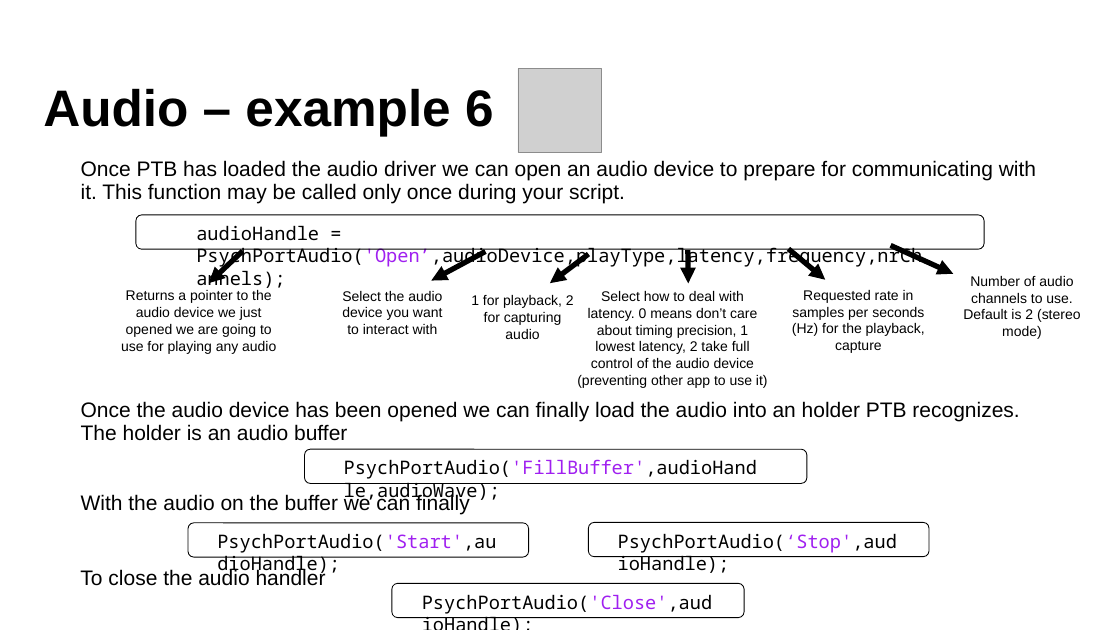
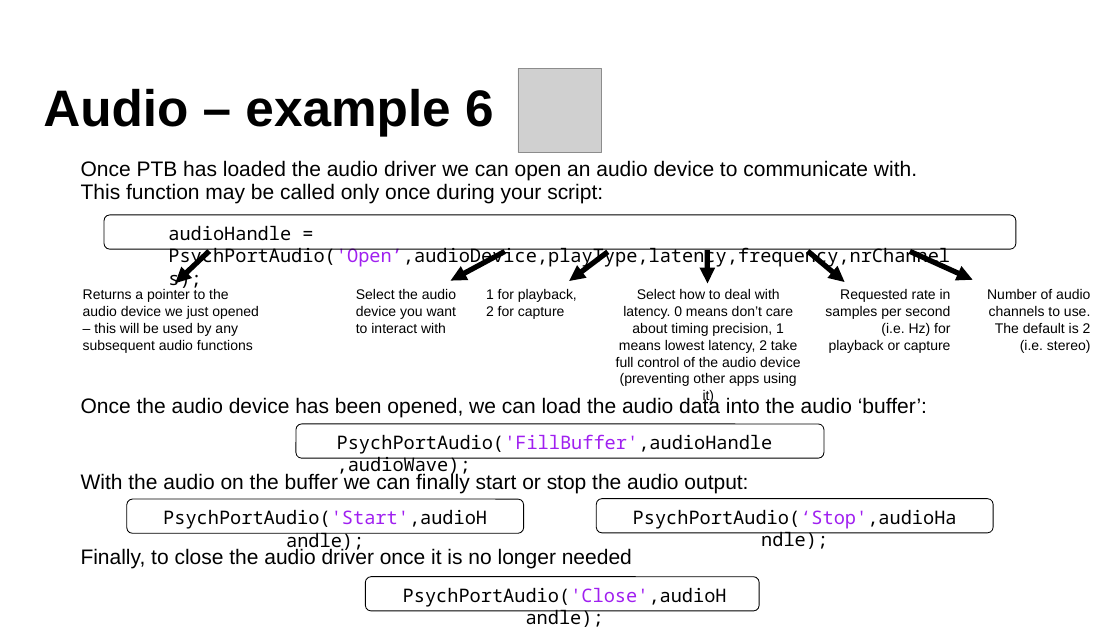
Before and after one commit to Lenakeiz/MatlabPTBExercise, a slide deck: slide 9 of PTB_Lecture2.pptx. Drawn at 1120x630 pixels with LibreOffice and Linux fonts; fonts in the diff are those of the drawing; grey boxes stand for pictures; background and template pictures are left out. Boxes give left, top, right and bottom in pixels: in the first picture for what was removed or moved away, otherwise in the second. Text is boxed around its words. In the diff, an @@ line names an element or a change of style, - is before the commit and + after.

```diff
--- a/PTB_Lecture2.pptx
+++ b/PTB_Lecture2.pptx
@@ text at box(81, 160, 917, 203): text changed @@
-Once PTB has loaded the audio driver we can open an audio device to prepare for communicating with it. This function may be called only once during your script.
+Once PTB has loaded the audio driver we can open an audio device to communicate with.
+This function may be called only once during your script:
@@ rounded rectangle: place and size @@
-rounded rectangle at box(136, 215, 985, 250)
+rounded rectangle at box(104, 215, 1017, 250)
@@ text "audioHandle = PsychPortAudio('Open’,audioDevice,playType,lat ..." rewrapped from box(196, 225, 922, 268) to box(168, 225, 950, 268) @@
@@ arrow moved from (243, 251) - (208, 283) to (209, 251) - (176, 283) @@
@@ 4 arrows, 1 text: place and size @@
-4 arrows, 1 text at box(342, 249, 825, 334)
+4 arrows, 1 text at box(356, 250, 844, 333)
@@ arrow moved from (891, 245) - (954, 274) to (910, 251) - (973, 280) @@
@@ text at box(83, 289, 259, 353): text changed @@
-Returns a pointer to the audio device we just opened we are going to use for playing any audio
+Returns a pointer to the audio device we just opened – this will be used by any subsequent audio functions
@@ text "Select the audio device you ..." at box(356, 289, 457, 333): alignment centre to left @@
@@ text at box(486, 289, 577, 319): text changed @@
-1 for playback, 2 for capturing audio
+1 for playback,
+2 for capture
@@ text at box(616, 289, 800, 404): text changed @@
-Select how to deal with latency. 0 means don’t care about timing precision, 1 lowest latency, 2 take full control of the audio device (preventing other app to use it)
+Select how to deal with latency. 0 means don’t care about timing precision, 1 means lowest latency, 2 take full control of the audio device (preventing other apps using it)
@@ text at box(825, 289, 951, 353): text changed @@
-Requested rate in samples per seconds (Hz) for the playback, capture
+Requested rate in samples per second (i.e. Hz) for playback or capture
@@ text at box(987, 289, 1091, 353): text changed @@
-Number of audio channels to use. Default is 2 (stereo mode)
+Number of audio channels to use. The default is 2 (i.e. stereo)
@@ text at box(81, 397, 927, 418): text changed @@
-Once the audio device has been opened we can finally load the audio into an holder PTB recognizes. The holder is an audio buffer
+Once the audio device has been opened, we can load the audio data into the audio ‘buffer’:
@@ rounded rectangle: place and size @@
-rounded rectangle at box(305, 450, 807, 484)
+rounded rectangle at box(296, 424, 824, 459)
@@ text "PsychPortAudio('FillBuffer',audioHandle,audioWave);" rewrapped from box(344, 459, 757, 502) to box(337, 434, 773, 477) @@
@@ text at box(81, 472, 748, 493): text changed @@
-With the audio on the buffer we can finally
+With the audio on the buffer we can finally start or stop the audio output:
@@ rounded rectangle: place and size @@
-rounded rectangle at box(188, 523, 528, 557)
+rounded rectangle at box(127, 499, 523, 534)
@@ text "PsychPortAudio('Start',audioHandle);": place and size @@
-text "PsychPortAudio('Start',audioHandle);" at box(217, 533, 496, 553)
+text "PsychPortAudio('Start',audioHandle);" at box(163, 509, 487, 529)
@@ rounded rectangle: place and size @@
-rounded rectangle at box(589, 523, 929, 557)
+rounded rectangle at box(597, 499, 993, 534)
@@ alignment left to centre in 3 elements at box(403, 587, 727, 607), box(163, 509, 487, 529), box(633, 509, 957, 529) @@
@@ text "PsychPortAudio(‘Stop',audioHandle);": place and size @@
-text "PsychPortAudio(‘Stop',audioHandle);" at box(618, 533, 897, 553)
+text "PsychPortAudio(‘Stop',audioHandle);" at box(633, 509, 957, 529)
@@ text removed at box(80, 568, 326, 586) @@
-To close the audio handler
@@ text added at box(81, 547, 632, 568), 18 pt, text #000000 @@
+Finally, to close the audio driver once it is no longer needed
@@ rounded rectangle: place and size @@
-rounded rectangle at box(392, 583, 744, 618)
+rounded rectangle at box(365, 577, 760, 612)
@@ text "PsychPortAudio('Close',audioHandle);": place and size @@
-text "PsychPortAudio('Close',audioHandle);" at box(422, 594, 712, 614)
+text "PsychPortAudio('Close',audioHandle);" at box(403, 587, 727, 607)
```
Also in this commit, not shown: 15 other slides changed, 1 other file.
